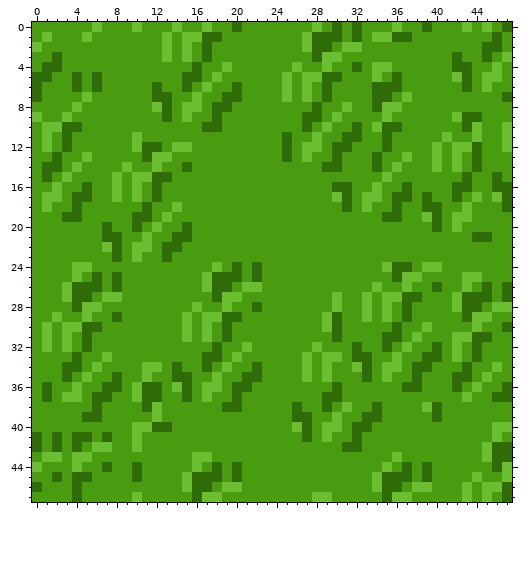
Pixel-art file: Assets/Tilesets/Grass2.aseprite. That is the earlier state.
48x48 pixels, 1 frame.
Now the later version:
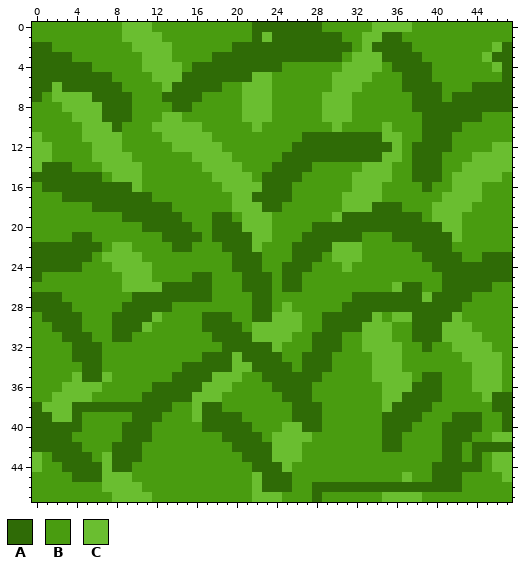
Palette (. is transparent): A #2f6b06  B #499c10  C #6abe30
Difference:
Layer "Grass":
y 0: x 6 C -> B; x 9 B -> C; x 11 B -> C; x 14 C -> B; x 17 C -> B; x 20 A -> B; x 22..28 BBBBBBC -> AAAAAAA; x 30 A -> B; x 32 A -> B; x 34..35 BB -> CC; x 37 B -> C; x 39 A -> B; x 43 C -> B; x 45 C -> B; x 47 A -> B
y 1: x 1 C -> B; x 5 C -> B; x 9..13 BBBBC -> CCCCB; x 15..18 CCAA -> BBBB; x 22..27 BBBBBC -> ACAAAA; x 32..33 AB -> BC; x 35 C -> A; x 37 A -> B; x 46 A -> B
y 2: x 0..1 CB -> AA; x 10..12 BBB -> CCC; x 15 C -> B; x 17 A -> B; x 20..27 BBBBBBBC -> AAAAAAAA; x 30..37 BCCBBBBB -> AABCAAAA; x 45..47 AAB -> BCA
y 3: x 0..1 BB -> AA; x 3 B -> A; x 11..12 BB -> CC; x 15 C -> B; x 17..27 ABBBBBBBBBB -> BAAAAAAAAAA; x 29..30 CC -> AA; x 32..38 BBBBBBB -> CCCAAAA; x 42 A -> B; x 45..47 ABC -> CAA
y 4: x 0 B -> A; x 3..5 BBB -> AAA; x 11..14 BBBB -> CCCC; x 17..24 BBCBBBBB -> AAAAAAAA; x 26 C -> B; x 29 C -> B; x 31..33 BAB -> CCC; x 35..39 CBBBB -> BAAAA; x 42..43 AA -> BB; x 47 B -> A
y 5: x 2..3 BB -> AA; x 5 B -> A; x 7 B -> A; x 12..14 BBB -> CCC; x 17..23 BCBBBBB -> AAAAACC; x 25 C -> B; x 27..34 CCAABBBC -> BBBCCCCB; x 36..39 ABBB -> BAAA; x 42..43 CA -> BB; x 45..47 CCB -> BBA
y 6: x 1..3 BBB -> ACA; x 5 B -> A; x 7..8 BB -> AA; x 12..14 ABB -> BCA; x 16..18 BCB -> AAA; x 20..23 ABBB -> BCCC; x 25 C -> B; x 27 C -> B; x 29..32 ABBB -> BCCC; x 34..40 AAABBBB -> BBBAAAA; x 43..47 ABCBB -> BAAAA
y 7: x 2..4 BBB -> CCC; x 6..9 BBBB -> AAAA; x 12 A -> B; x 14..16 BBC -> AAA; x 19..23 AABBB -> BBCCC; x 25 C -> B; x 27 C -> B; x 29..31 ABB -> CCC; x 34..35 AA -> BB; x 37..40 CBBB -> BAAA; x 42..46 BBBBB -> AAAAA
y 8: x 3 B -> C; x 5..9 BBBBB -> CCAAA; x 12..16 CABCC -> BBAAB; x 18..19 AA -> BB; x 21..23 BBB -> CCC; x 28..30 ABB -> BCC; x 34..36 ACC -> BBB; x 38..47 BBBBBBBBBB -> AAAAAAAAAA
y 9: x 0 C -> B; x 3..9 CBBBBBB -> BCCCAAA; x 13..15 ABC -> CCB; x 18 A -> B; x 21..23 BBB -> CCC; x 27..29 AAB -> BBC; x 31 B -> C; x 35 C -> B; x 39..42 BBBC -> AAAA
y 10: x 1..8 CCAABBBB -> BBBBCCCA; x 12..18 BBBBBAA -> CCCCCBB; x 22 B -> C; x 27 A -> B; x 29..30 CB -> BC; x 32 A -> B; x 34..36 CAA -> BCB; x 39..44 BBBBAC -> AAAABB; x 47 C -> B
y 11: x 0..1 BC -> CB; x 3 A -> B; x 5..8 BBBB -> CCCC; x 10 C -> B; x 13..17 BBBBB -> CCCCC; x 25 A -> B; x 27..30 BCBB -> AAAA; x 33..36 BBAB -> AACC; x 39..41 BBC -> AAA; x 44 C -> B; x 47 C -> B
y 12: x 0 B -> C; x 3 A -> B; x 6..8 BBB -> CCC; x 10..12 CAA -> BBB; x 16..18 BBB -> CCC; x 25..29 ABCCB -> BAAAA; x 32..34 BBB -> AAA; x 36 B -> C; x 38..44 BBCBCCA -> AAAABBB; x 46 B -> C
y 13: x 0..2 BBA -> CCB; x 5..9 CBBBB -> BCCCC; x 11..13 ACC -> BBB; x 16..19 BBBB -> CCCC; x 26..29 BCBB -> AAAA; x 31..33 BBB -> AAA; x 35..40 BBCBBC -> CCBAAA; x 42 C -> B; x 44..47 ABBB -> CCCC
y 14: x 0 B -> C; x 3..4 BC -> AB; x 7..8 BB -> CC; x 10 B -> C; x 12 C -> B; x 15 A -> B; x 17..20 BBBB -> CCCC; x 24..27 BBBB -> AAAA; x 29..30 AA -> BB; x 33..36 BABC -> CCCB; x 38..40 BBC -> AAA; x 42..47 CBABBB -> BCCCCC
y 15: x 0 B -> A; x 2..6 BCBBB -> AAAAA; x 9 B -> C; x 11..13 CAA -> BBB; x 18..21 BBBB -> CCCC; x 23..26 BBBB -> AAAA; x 32..34 BBB -> CCC; x 38..40 BBB -> AAA; x 42..46 BABBA -> CCCCC
y 16: x 1..4 BCBB -> AAAA; x 6..9 BBCB -> AAAA; x 12 A -> B; x 19..25 BBBBBBB -> CCCCAAA; x 30..33 AABB -> BBCC; x 37 A -> B; x 39 B -> A; x 42..44 AAB -> CCC; x 46..47 AA -> BB
y 17: x 1..3 CCB -> BBA; x 6..12 BBCBCBA -> AAAAAAB; x 20..25 BBBBBB -> CCAAAA; x 30..32 CAB -> BCC; x 36..37 AA -> BB; x 39 A -> B; x 41..43 BAB -> CCC; x 46..47 CA -> BB
y 18: x 1 C -> B; x 4 A -> B; x 6..10 BBBBB -> AAAAA; x 12..14 BBC -> AAB; x 20..24 BBBBB -> CCCAA; x 31..32 AB -> CC; x 34..35 BB -> AA; x 39..42 AABB -> BCCC; x 47 A -> B
y 19: x 3..4 AA -> BB; x 9 B -> A; x 12..14 BCB -> AAA; x 18..19 BB -> AA; x 21..23 BBB -> CCC; x 30..34 BBBBB -> CAAAA; x 37..41 BBCAB -> AABCC; x 43 C -> B
y 20: x 7 A -> B; x 10..14 ABCBB -> BAAAA; x 18..23 BBBBBB -> AAACCC; x 28..39 BBBBBBBBBBBB -> AAAAAAAAAAAA; x 41 B -> C
y 21: x 4..5 BB -> AA; x 7..8 AA -> BB; x 11 C -> B; x 13 B -> A; x 16 B -> A; x 18..23 BBBBBB -> AAAACC; x 27..32 BBBBBB -> AAAAAA; x 36..42 BBBBBBB -> AAAAAAC; x 44..45 AA -> BB
y 22: x 0..11 BBBBBBBCABCC -> AAAAAAABCCBB; x 13 A -> B; x 15 B -> A; x 19..22 BBBB -> AAAC; x 26..32 BBBBBBB -> AAAACCC; x 38..41 BBBB -> AAAA
y 23: x 0..5 BBBBBB -> AAAAAA; x 7..9 BAB -> CCC; x 13 A -> B; x 20..22 BBB -> AAA; x 26..28 BBB -> AAA; x 30..32 BBB -> CCC; x 39..42 BBBB -> AAAA; x 45..47 BBB -> AAA
y 24: x 0..5 BBBBCC -> AAAAAB; x 8..11 BBBB -> CCCC; x 18 C -> B; x 21 B -> A; x 25..27 BBB -> AAA; x 31 B -> C; x 35..37 CAA -> BBB; x 39..47 CCBBBBBBB -> BAAAAAAAA
y 25: x 0 B -> A; x 4 C -> B; x 6 A -> B; x 8..11 ABBB -> BCCC; x 16..21 BCAAAB -> AABBBA; x 23 B -> A; x 25..26 BB -> AA; x 36..38 ACC -> BBB; x 41..47 BBCCBBB -> AAAAAAA
y 26: x 3..6 CAAA -> BBBB; x 8..19 ABBBBBBBBCAA -> BCCCCAAAAABB; x 21..23 CCB -> AAA; x 25..26 BB -> AA; x 34 C -> B; x 36..38 BCB -> CAA; x 40..44 ABBCB -> BAAAA; x 47 A -> B
y 27: x 0..5 BBBCAA -> AAABBB; x 7..8 CC -> BB; x 10..20 BBBBBBBBACC -> AAAAAAAABBB; x 22..23 BB -> AA; x 30 C -> B; x 32..36 BCBCC -> AAAAA; x 39..42 BBBC -> CAAA; x 44..45 AA -> BB; x 47 A -> B
y 28: x 0..6 BBBBACC -> AAAABBB; x 9..13 BBBBB -> AAAAA; x 16 C -> B; x 19 C -> B; x 23 B -> A; x 25 B -> C; x 30..36 CBBCBCB -> BAAAAAA; x 38..44 BBBBCAA -> AAAAABB; x 46..47 CC -> BB
y 29: x 1..5 BCBBC -> AAAAB; x 9..12 BBBB -> AAAC; x 15 C -> B; x 17..18 CC -> AA; x 20 A -> B; x 22..26 BBBBB -> AACCC; x 29 C -> A; x 31..45 BBCBCBABBBBBACC -> AAACBCCAAAACBBB
y 30: x 1..6 CBCCAA -> BAAABB; x 8..11 BBBB -> AAAC; x 15 C -> B; x 17..18 CB -> AA; x 20 B -> A; x 22..26 BBBBB -> CCCCC; x 29 C -> A; x 31..36 BBBBBA -> AACCCB; x 38..44 BCBBBBC -> AAACCCB; x 47 A -> B
y 31: x 1 C -> B; x 3..4 CB -> AA; x 8..9 BB -> AA; x 15 C -> B; x 17..18 CB -> BA; x 20..25 BBBBBB -> AACCCC; x 28..29 BB -> AA; x 33..36 BBAA -> CCCB; x 38..41 CBBB -> AAAC; x 44..45 AA -> CB
y 32: x 1 C -> B; x 3..4 CB -> BA; x 6 B -> A; x 18..24 ABBCBBB -> BAAAAAC; x 28..30 CBB -> AAA; x 32..37 ABBABC -> BCCCCB; x 39..40 BA -> AB; x 43..45 BAB -> CCC
y 33: x 5..7 BBC -> AAB; x 19 B -> A; x 21..24 BBBB -> AAAA; x 27..30 CBCC -> AAAB; x 32..35 AABB -> BBCC; x 39..40 AA -> BB; x 42..46 CBABB -> BCCCC
y 34: x 3..6 AABC -> BBAA; x 11..12 CC -> BB; x 14..16 ABB -> BAA; x 18..21 BCBB -> AACC; x 23..25 BBB -> AAA; x 27..29 CBC -> AAA; x 32..34 CAB -> BBC; x 38..39 AA -> BB; x 43..45 ABB -> BCC
y 35: x 3..8 ABCBBA -> BCAACB; x 11 C -> B; x 16..17 BB -> AA; x 19..29 BBAABBBBCBC -> CCBBAAAAAAB; x 33..34 AB -> BC; x 36..40 BBABB -> CCBAA; x 42..44 AAB -> BBC; x 46 B -> C
y 36: x 1 A -> B; x 3 B -> C; x 5..8 BBAA -> CCBB; x 10..11 CA -> BB; x 13..14 BC -> AA; x 16 B -> A; x 19..21 BAA -> CBB; x 24..27 BBBB -> AAAA; x 30 A -> B; x 35..37 BBA -> CCC; x 39..40 BB -> AA; x 42 A -> B; x 45..47 BBA -> CCB
y 37: x 1..2 AB -> BC; x 5..7 BAA -> CBB; x 10 C -> B; x 13..14 BB -> AA; x 16 B -> C; x 18 B -> C; x 20 A -> B; x 25..27 BBB -> AAA; x 29..30 AA -> BB; x 35..40 BBBBBB -> CCAAAA; x 43 C -> B; x 45 B -> C
y 38: x 0..5 BBBBBB -> ACCCAA; x 7..10 BBBB -> AAAA; x 12..13 CB -> AA; x 16..20 BBBAA -> CAABB; x 27..29 BBA -> AAB; x 31 C -> B; x 34..40 ABBBBCA -> BCAAAAB; x 46..47 BB -> AA
y 39: x 0..6 BBBBBAA -> AACCABB; x 10..12 BBC -> AAA; x 16..20 BBBBB -> CAAAA; x 28 B -> A; x 30 C -> B; x 33..38 AABBBB -> BBAAAA; x 40 A -> B; x 42..44 BBB -> AAA; x 47 B -> A
y 40: x 0..4 BBBBB -> AAAAA; x 9..13 BCCAA -> AAABB; x 17..21 BBBBB -> AAAAA; x 25 B -> C; x 28..30 BCC -> ABB; x 32..33 AA -> BB; x 35..37 BBB -> AAA; x 41..44 BBBB -> AAAA; x 46..47 CC -> BA
y 41: x 1 B -> A; x 3..5 BAA -> ABB; x 7 A -> B; x 9..11 BCB -> AAA; x 19..22 BBBB -> AAAA; x 24..27 BBBA -> CCCC; x 29 C -> B; x 32 A -> B; x 35..36 BB -> AA; x 41..43 BBB -> AAA; x 47 B -> C
y 42: x 1 B -> A; x 3 B -> A; x 6..10 CCBBC -> BBAAA; x 20..26 BBBBBBB -> AAAACCC; x 31..32 AA -> BB; x 35..36 BB -> AA; x 41..42 BB -> AA; x 44..45 BC -> AA
y 43: x 0..5 BCCBCC -> CBAAAA; x 7..10 BBBB -> CAAA; x 16..17 CC -> BB; x 21..26 BBBBBB -> AAACCC; x 36 C -> B; x 41..42 BB -> AA; x 44..47 BCAA -> ABCC
y 44: x 3..10 BCBBABBA -> AAAACAAB; x 16 C -> B; x 18 A -> B; x 20 A -> B; x 22..25 BBBB -> AAAC; x 35 C -> B; x 37 A -> B; x 39..44 ABBBBB -> BAAAAA; x 46 A -> C
y 45: x 2 A -> B; x 6..10 BBBBA -> ACCCB; x 15..18 CAAA -> BBBB; x 20 A -> B; x 22..25 BBBB -> CAAA; x 34..37 CAAA -> BBBC; x 39..42 ABBB -> BAAA; x 44 C -> B
y 46: x 0 A -> B; x 4 A -> B; x 7..10 BBBB -> CCCC; x 15..17 CAA -> BBB; x 19..20 CC -> BB; x 22..25 BBBB -> CAAA; x 28..34 BBBBBBC -> AAAAAAA; x 37..43 BCCBBBC -> AAAAAAB; x 45..47 CCA -> BBB
y 47: x 4 A -> B; x 8..9 BB -> CC; x 11 B -> C; x 16..18 ACC -> BBB; x 22..24 BBB -> CCC; x 28..29 CC -> AB; x 35 A -> C; x 38 B -> C; x 43 C -> B; x 45 C -> B; x 47 A -> B
Pixel boxes of the changes (left, top, right, bottom) in both pictures:
changed: (32, 22, 512, 502)
